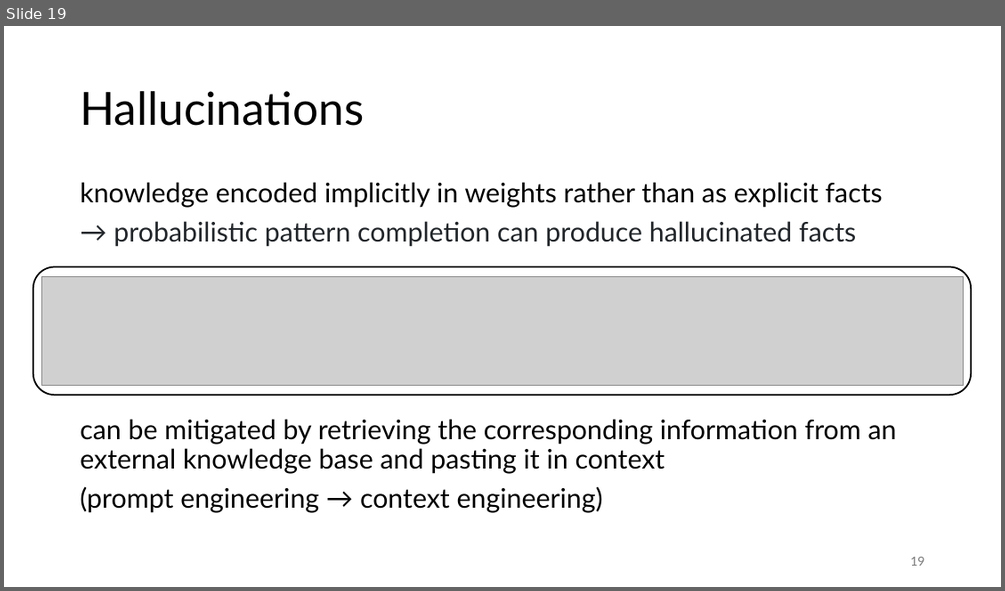
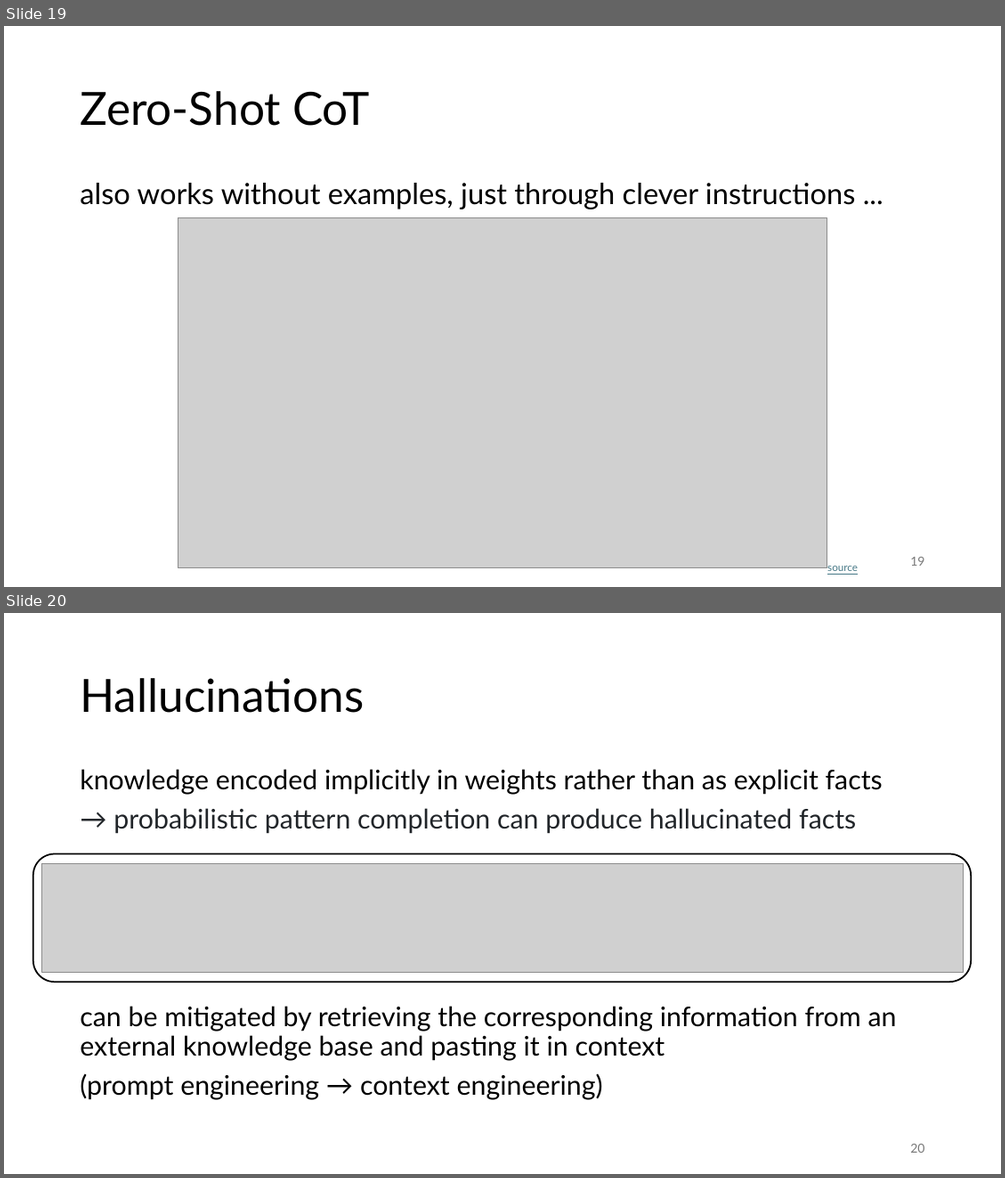
Before and after one commit to FelixWick/language_models, a slide deck: slides/4_context_engineering.pptx. Shown one above the other, each under a label of ours: slide 19 before the commit, slides 19 and 20 after it. The pictures are 1005x591 and 1005x1178 pixels, drawn with LibreOffice and Linux fonts; fonts in the diff are those of the drawing; grey boxes stand for pictures. Boxes give left, top, right and bottom in pixels: in the first picture for what was removed or moved away, otherwise in the second. Text is boxed around its words. In the diff, an @@ line names an element or a change of style, - is before the commit and + after.

```diff
--- a/slides/4_context_engineering.pptx
+++ b/slides/4_context_engineering.pptx
@@ slide 19 added at (4, 26, 1001, 587), background #FFFFFF @@
@@ title added at (80, 91, 370, 126), 44 pt, text #000000 @@
+Zero-Shot CoT
@@ text added at (80, 183, 855, 209), 28 pt, text #000000 @@
+also works without examples, just through clever instructions ...
@@ picture added at (178, 218, 827, 567) @@
@@ page number added at (910, 556, 924, 565), 12 pt, text #797979 @@
+19
@@ text added at (827, 565, 858, 571), 10 pt, text #467886, underline @@
+source
@@ what was slide 19 is now slide 20 @@
@@ page number at (910, 1143, 924, 1152): text changed @@
-19
+20
```
Also in this commit, not shown: 2 slides changed, 1 other slide added, 2 other files.
